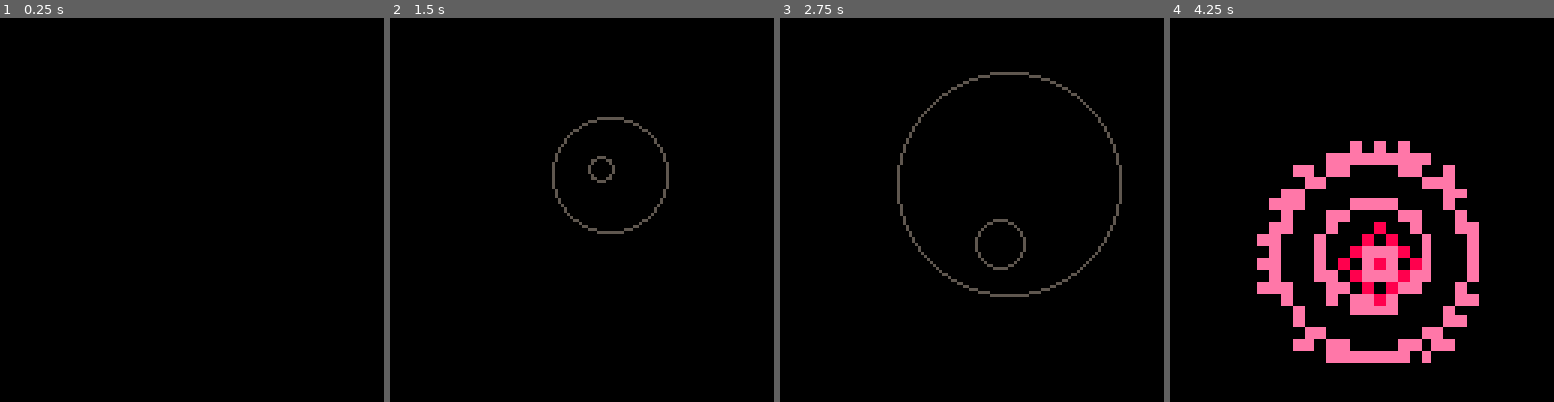
Above: before the commit, frames 1-4 (left to right).
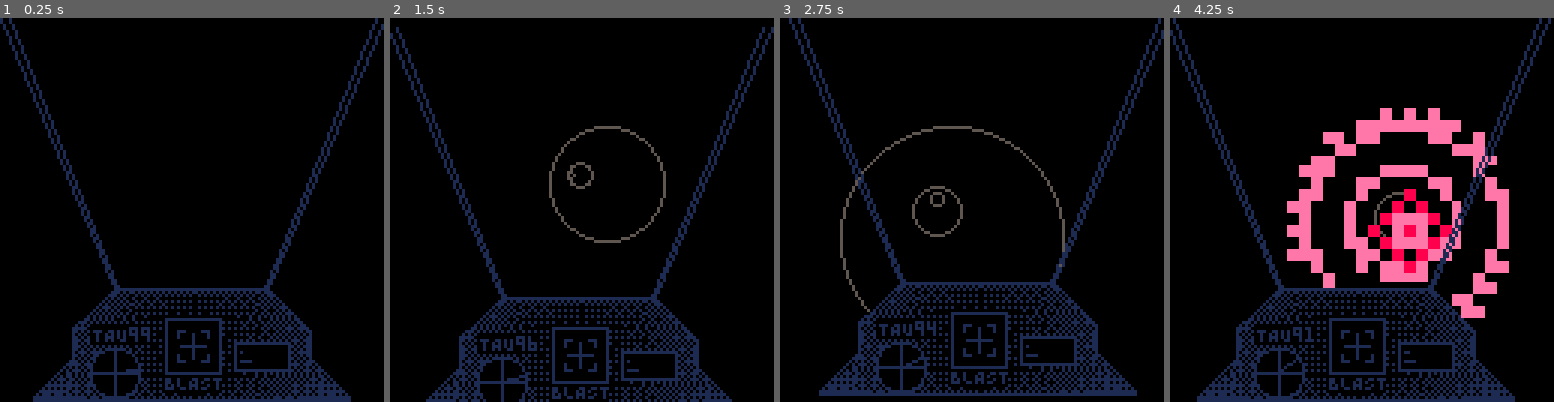
Above: after the commit, the same moments.

Repository: caseylabrack/laser
Game: PICO-8 cartridge zaag.p8
The game is run twice, just before and just after one commit, with the same random seed, the same clock (stepped at 60 frames per second) and the same inputs.
Inputs:
- Up to frame 1 (0.25 s): no input
- Up to frame 2 (1.5 s): tap X (X key) at 0.33, 1.07 s; tap O (Z key) at 0.7 s
- Up to frame 3 (2.75 s): hold Right 1.6-2.1 s; tap O (Z key) at 1.7, 2.1, 2.5 s; tap X (X key) at 1.85 s; hold Up 2.15-2.42 s; hold Right from 2.47 s (still down)
- Up to frame 4 (4.25 s): tap O (Z key) every 0.4 s from 2.9 to 4.1 s; tap X (X key) at 2.97, 4.08 s; release Right at 3.03 s; hold Left 3.08-3.58 s; hold Down 3.63-3.97 s; hold Right from 4.02 s (still down)

The runs differ from the first frame. In frame 1, 10% of the frame differs, in the area x 0-100%, y 0-100%; in frame 2, 10%; in frame 3, 13%; in frame 4, 26%.

Commit message:
f-16ish cockpit

Diff:
--- a/zaag.p8
+++ b/zaag.p8
@@ -1801,9 +1801,15 @@
 		deli(cs,1)
 	end
 
-	if tick%15==0 and i<6 then
+	if tick%15==0
+--	and i<6
+	then
 		i+=1
-		add(cs,{r=1,p=rnd(),id=i})
+		local p=rnd()
+		if #cs~=0 then
+			p=cs[#cs].p+rndr(-.25,.1)
+		end
+		add(cs,{r=1,p=p,id=i})
 	end
 
 	cls()
@@ -1823,276 +1829,373 @@
 		end
  end
 
-	if tick==180 then
-		_update60=_mainupdate
-		_draw=_maindraw
-		tick=0
-		title=cocreate(title_setup)
-	end
-end
-…(266 lines of a section not shown)…
+ pal(10,0)
+ if cs[1] then
+		camera(cos(cs[1].p)*3,sin(cs[1].p)*3)
+ end
+ sspr(0,79,128,49,0,79)
+	pal()
+	color(1)
+	line(38,90,0,0)
+	line(39,90,3,0)
+	line(89,90,128,0)
+	line(88,90,125,0)
+	rectfill(30,102,49,108,0)
+	print("TAU"..(99-i),31,103,1)
+
+--	rect(93,118,122,126)
+	print("BLAST",55,119)
+--	circ(118,122,1,8)
+
+	--gauges
+	local ang=t()/50
+	line(38,118,38+cos(ang)*8,118+sin(ang)*8,1)
+	line(80,111,80+13*sin(-tick/10000),111,1)
+	line(80,114,80+13*sin(-tick/12000)+3,114,1)
+
+
+--	if tick==180 then
+--		_update60=_mainupdate
+--		_draw=_maindraw
+--		tick=0
+--		title=cocreate(title_setup)
+--	end
+end
+…(338 lines of a section not shown)…
Not shown, changed: 144 lines of the sprite sheet (__gfx__) section of zaag.p8
Not shown, changed: misc/cockpit.ai
Not shown, changed: picade/custom console/console-cut-2p.ai
Not shown, removed: picade/custom console/console-cut-orig.ai
Not shown, added: picade/custom console/console-cut-orig.ait
Not shown, added: sheet.ai
Not shown, added: sheet.png
Not shown, added: sheet2.ai
Not shown, added: sheet_import.png
